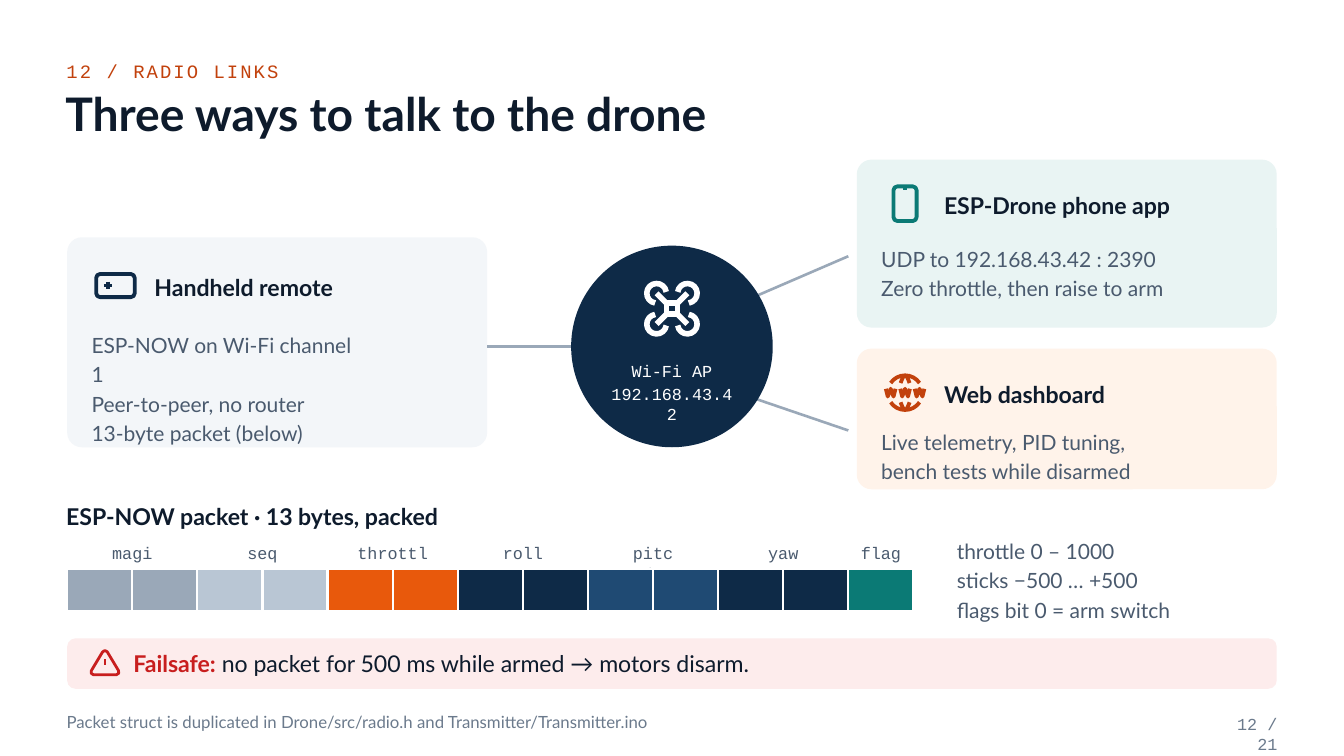
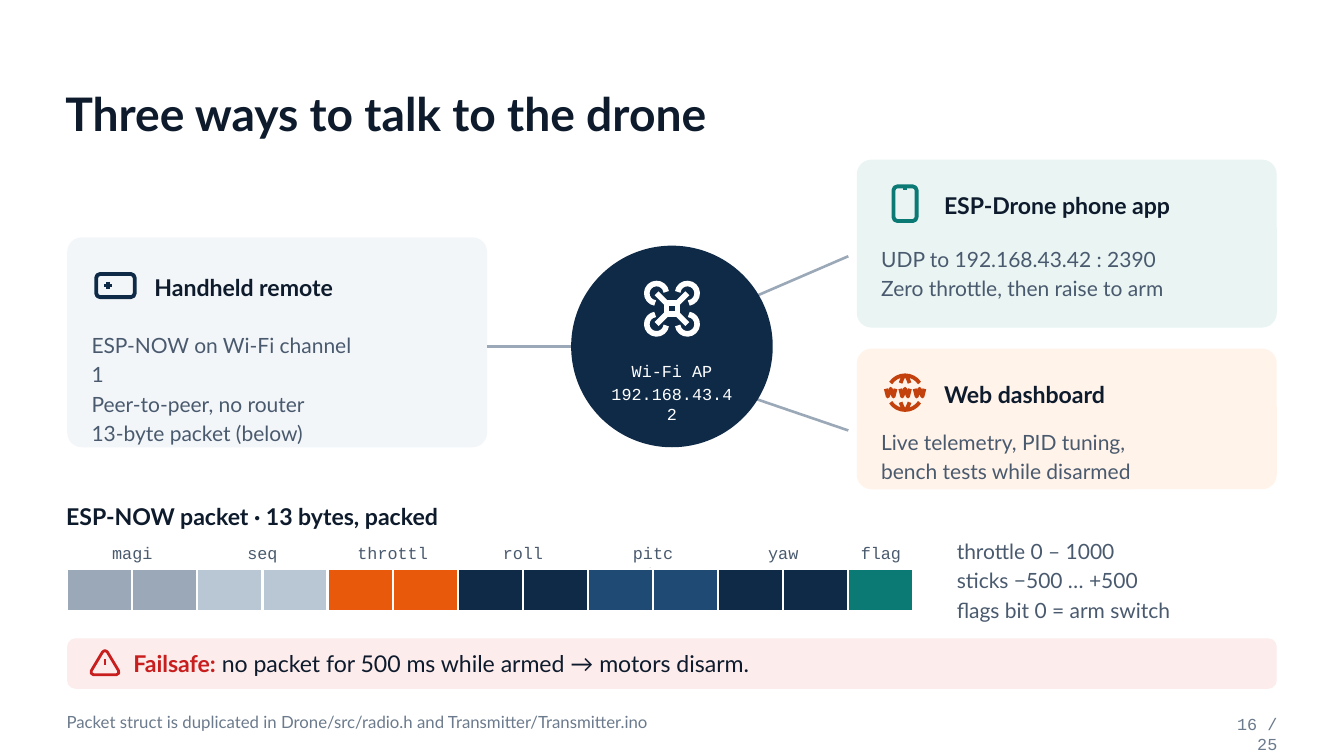
Before and after one commit to ara-aras/esp32-mini-drone, a slide deck: slide 16 of PPT/Drone_Workshop_v2.pptx (slide 12 before the commit). Drawn at 1344x756 pixels with LibreOffice and Linux fonts; fonts in the diff are those of the drawing. Boxes give left, top, right and bottom in pixels: in the first picture for what was removed or moved away, otherwise in the second. Text is boxed around its words. In the diff, an @@ line names an element or a change of style, - is before the commit and + after.

```diff
--- a/PPT/Drone_Workshop_v2.pptx
+++ b/PPT/Drone_Workshop_v2.pptx
@@ text removed at (66, 65, 279, 79) @@
-12 / RADIO LINKS
@@ text at (1237, 719, 1277, 750): text changed @@
-12 / 21
+16 / 25
```
Also in this commit, not shown: 20 other slides changed, 4 slides added.
